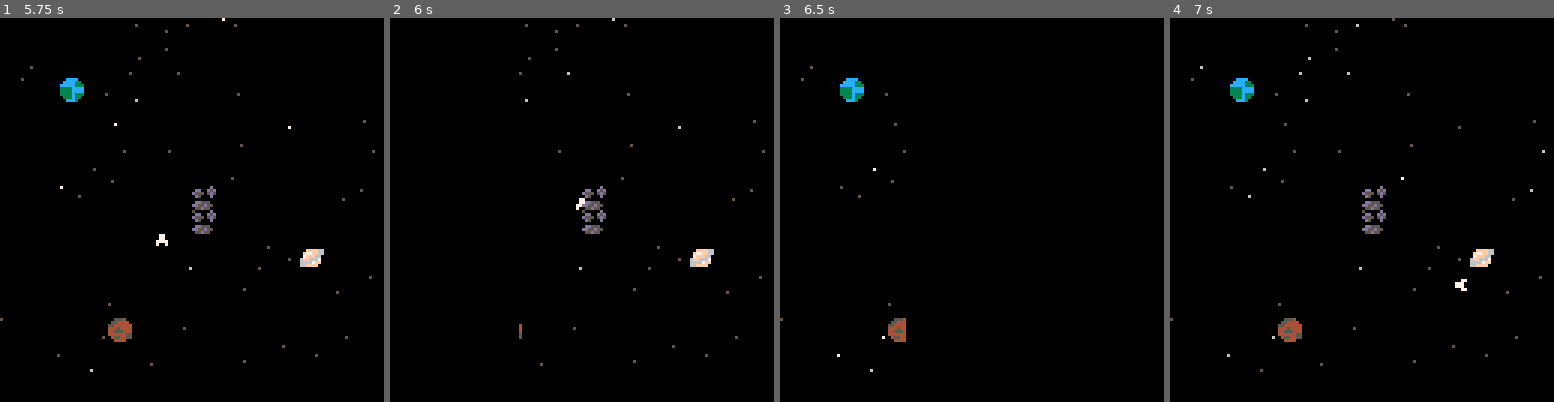
Above: before the commit, frames 1-4 (left to right).
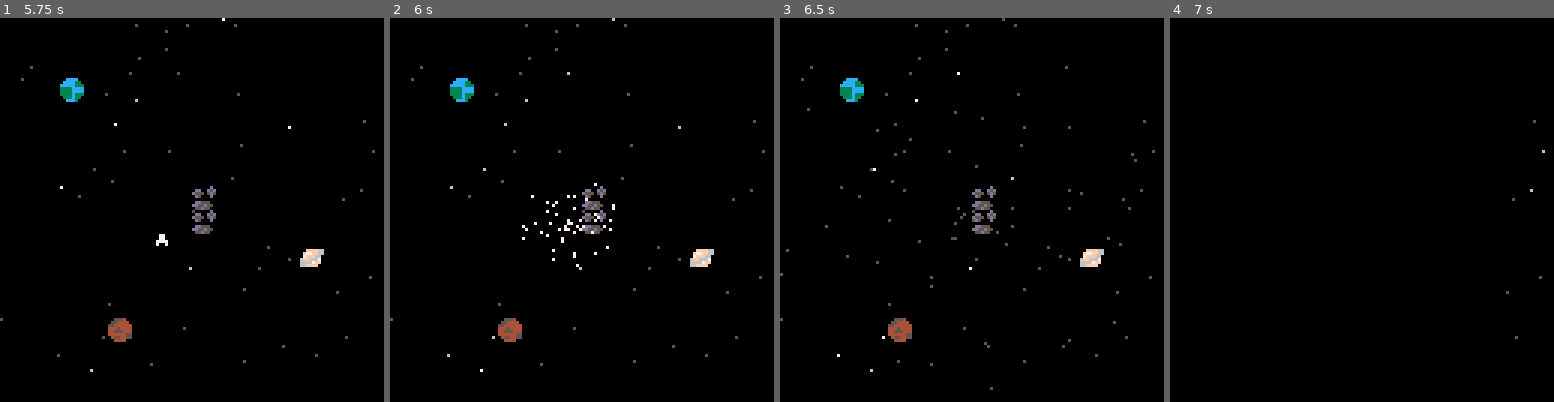
Above: after the commit, the same moments.

Repository: JEPPSER/pico-8
Game: PICO-8 cartridge cominghome/cominghome.p8
Two runs of this game, one before a commit and one after it. Both use one fixed random seed, a clock stepped at 60 frames per second and the inputs below.
Inputs:
- Up to frame 1 (5.75 s): tap O (Z key) at 0.33, 1.07, 2.22, 3.72, 5.22 s
- Up to frame 2 (6 s): no input
- Up to frame 3 (6.5 s): no input
- Up to frame 4 (7 s): tap O (Z key) at 6.72 s

Frame 1 is identical in both runs. In frame 2, 1.0% of the frame differs, in the area x 0-59%, y 12-93%; in frame 3, 1.2%; in frame 4, 1.6%, in the area x 0-85%, y 0-93%.

Commit message:
Adds particle effect on death

Diff:
--- a/cominghome/cominghome.p8
+++ b/cominghome/cominghome.p8
@@ -4,6 +4,7 @@
 function _init()
 	last = time()
 	fade_timer = 0
+	explosion = nil
 	map_setup()
 
 	planets={}
@@ -27,6 +28,13 @@
 	delta = time() - last
 	move_ship()
 	update_fade()
+
+	if (explosion != nil) then
+		if (update_particle_explosion(explosion,delta)) then
+			explosion = nil
+		end
+	end
+
 	last = time()
 end
 
@@ -46,6 +54,10 @@
 
 	for key,value in pairs(asteroids) do
 		draw_asteroid(value)
+	end
+
+	if (explosion != nil) then
+		draw_particle_explosion(explosion)
 	end
 
 	draw_fade()
@@ -132,9 +144,17 @@
 	s.speed=0.25
 	s.planet=-1
  s.cooldown=0
+ s.death_timer=0
 end
 
 function move_ship()
+	if (s.death_timer > 0) then
+		s.death_timer -= delta
+		return
+	else
+		s.death_timer = 0
+	end
+
 	if s.planet == -1 and s.cooldown <= 0 then
 		index = planet_collision()
 		s.planet = index
@@ -170,8 +190,10 @@
 	end
 
 	asteroid_index = asteroid_collision()
-	if (fade_timer == 0 and (asteroid_index > -1)) then
-		fade_timer = 1
+	if (explosion == nil and (asteroid_index > -1)) then
+		s.death_timer = 0.7
+		explosion = make_particle_explosion(s.x,s.y,50)
+		s.x = 999
 	end
 end
 
@@ -236,6 +258,42 @@
 	brightness = abs(2 - (ceil(2 * s.timer + 1) - 1))
 	c = 7 - brightness
 	pset(s.x,s.y,c)
+end
+-->8
+function make_particle_explosion(x,y,size)
+	particles = {}
+	for i=1,size do
+		p = {}
+		p.angle = rnd(1)
+		p.speed = rnd(0.4)
+		p.lifetime = 0.7
+		p.timer = 0
+		p.x = x
+		p.y = y
+		particles[i] = p
+	end
+	return particles
+end
+
+function update_particle_explosion(particles,delta)
+	for key,value in pairs(particles) do
+		value.timer += delta
+		if (value.timer > value.lifetime) then
+			return true
+		end
+		value.x += value.speed * cos(value.angle)
+		value.y -= value.speed * sin(value.angle)
+	end
+	return false
+end
+
+function draw_particle_explosion(particles)
+	for key,value in pairs(particles) do
+		c = 7 - flr((value.timer / value.lifetime) * 3)
+		if (c > 4) then
+			pset(value.x*8,value.y*8,c)
+		end
+	end
 end
 __gfx__
 0000000000cccc000055540000000000666666667770000000007700770000770077000000000777770000000007700000000077000000000000000000000000
